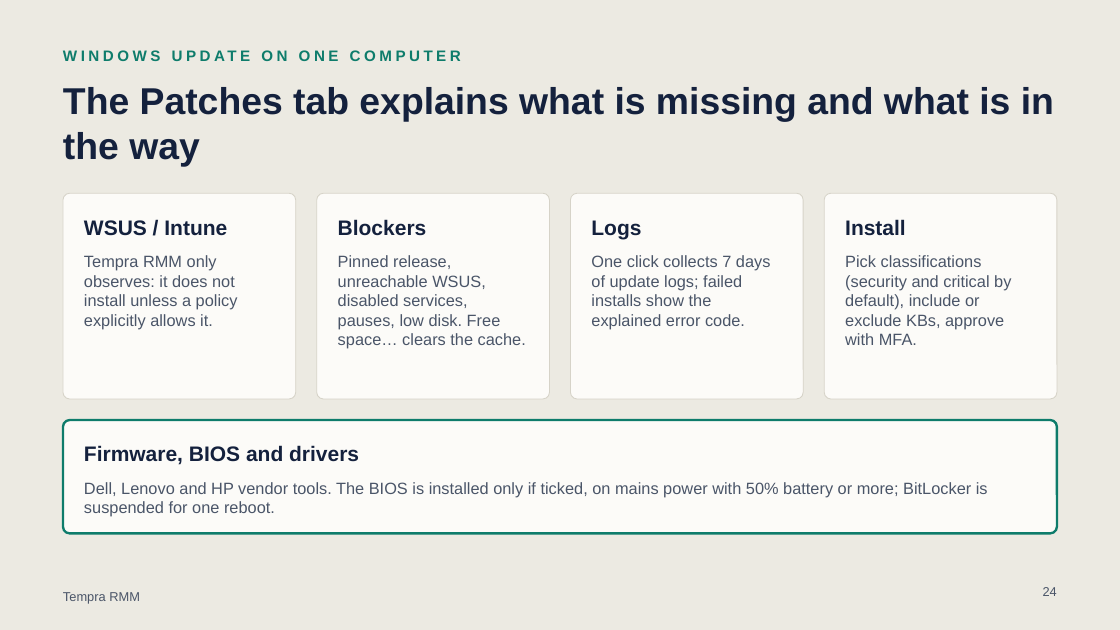
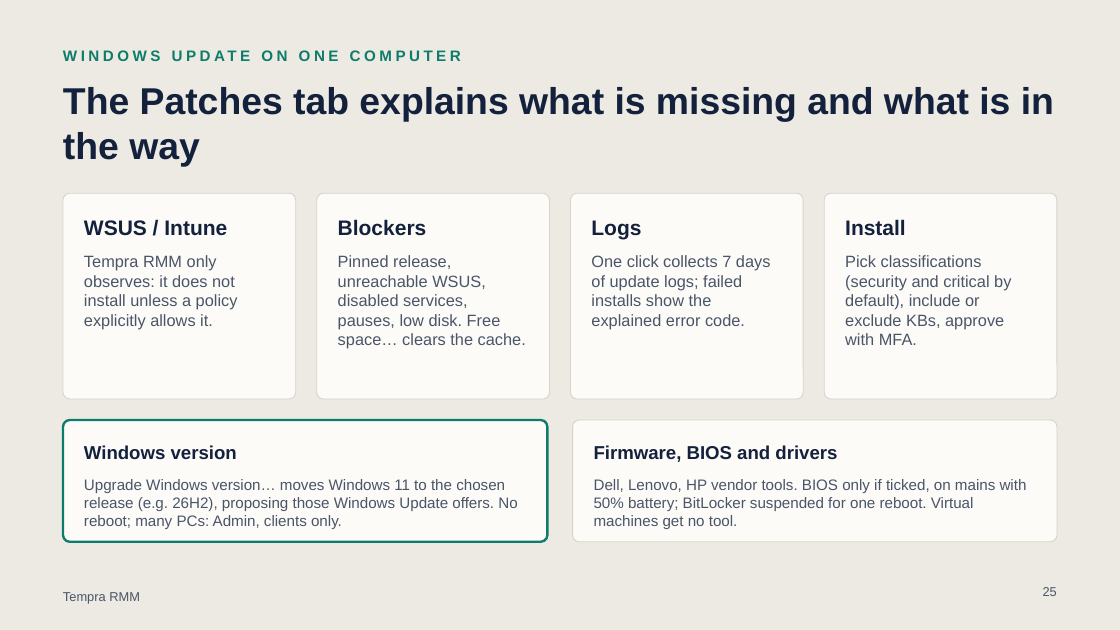
Before and after one commit to stefanozanarini/tempra-rmm, a slide deck: slide 25 of docs/Tempra-RMM-operator-manual-EN.pptx (slide 24 before the commit). Drawn at 1120x630 pixels with LibreOffice and Linux fonts; fonts in the diff are those of the drawing. Boxes give left, top, right and bottom in pixels: in the first picture for what was removed or moved away, otherwise in the second. Text is boxed around its words. In the diff, an @@ line names an element or a change of style, - is before the commit and + after.

Commit message:
Docs: manual and presentation updated for Microsoft 365, BitLocker key backup, Admin-only bulk actions and remote-control changes

```diff
--- a/docs/Tempra-RMM-operator-manual-EN.pptx
+++ b/docs/Tempra-RMM-operator-manual-EN.pptx
@@ rounded rectangle: place and size @@
-rounded rectangle at bbox=[63, 420, 1057, 534]
+rounded rectangle at bbox=[63, 420, 548, 542]
@@ rounded rectangle at bbox=[63, 420, 548, 542]: proportions changed @@
@@ text added at bbox=[84, 445, 237, 459], 16 pt, text #14213D, bold @@
+Windows version
@@ rounded rectangle added at bbox=[573, 420, 1058, 542], fill #FCFBF8, outline #D6D3C8 0.75 pt @@
@@ text "Firmware, BIOS and drivers": place and size @@
-text "Firmware, BIOS and drivers" at bbox=[84, 445, 359, 465]
+text "Firmware, BIOS and drivers" at bbox=[594, 445, 837, 462]
@@ text "Firmware, BIOS and drivers" at bbox=[594, 445, 837, 462]: size 18 to 16 pt @@
@@ text added at bbox=[84, 479, 517, 529], 13 pt, text #4A5568 @@
+Upgrade Windows version… moves Windows 11 to the chosen release (e.g. 26H2), proposing those Windows Update offers. No reboot; many PCs: Admin, clients only.
@@ text at bbox=[594, 479, 1027, 529]: text changed; size 14 to 13 pt @@
-Dell, Lenovo and HP vendor tools. The BIOS is installed only if ticked, on mains power with 50% battery or more; BitLocker is suspended for one reboot.
+Dell, Lenovo, HP vendor tools. BIOS only if ticked, on mains with 50% battery; BitLocker suspended for one reboot. Virtual machines get no tool.
@@ page number at bbox=[1043, 587, 1057, 596]: text changed @@
-24
+25
```
Also in this commit, not shown: 12 other slides changed, 1 slide added, 19 other files.
